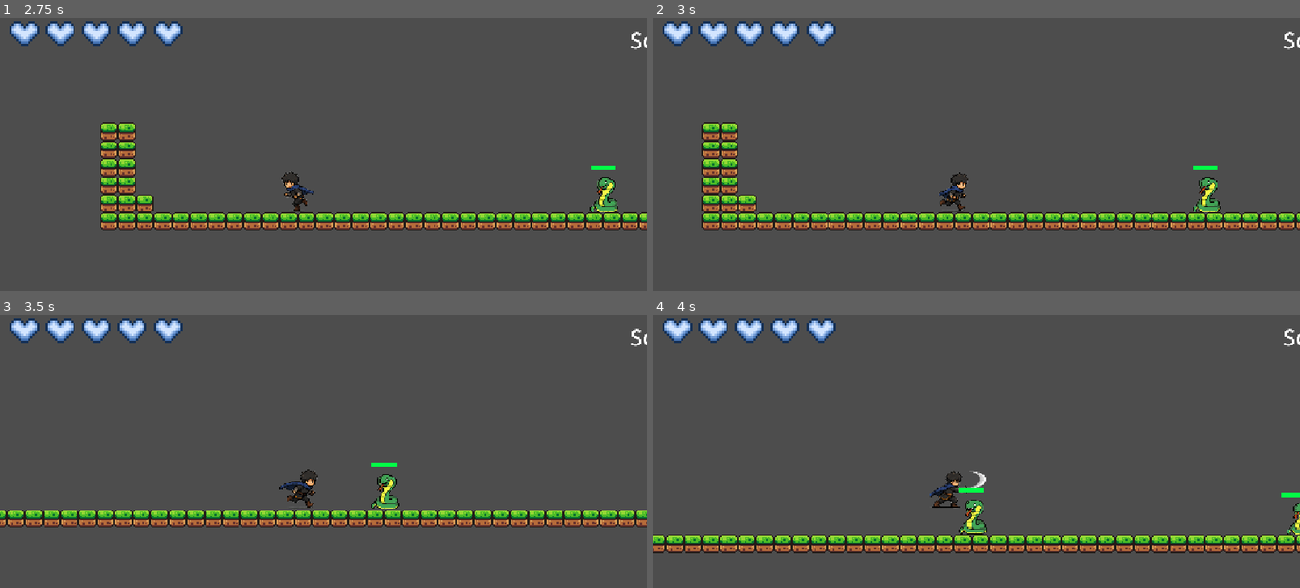
Above: before the commit, frames 1-4 (two rows, left to right).
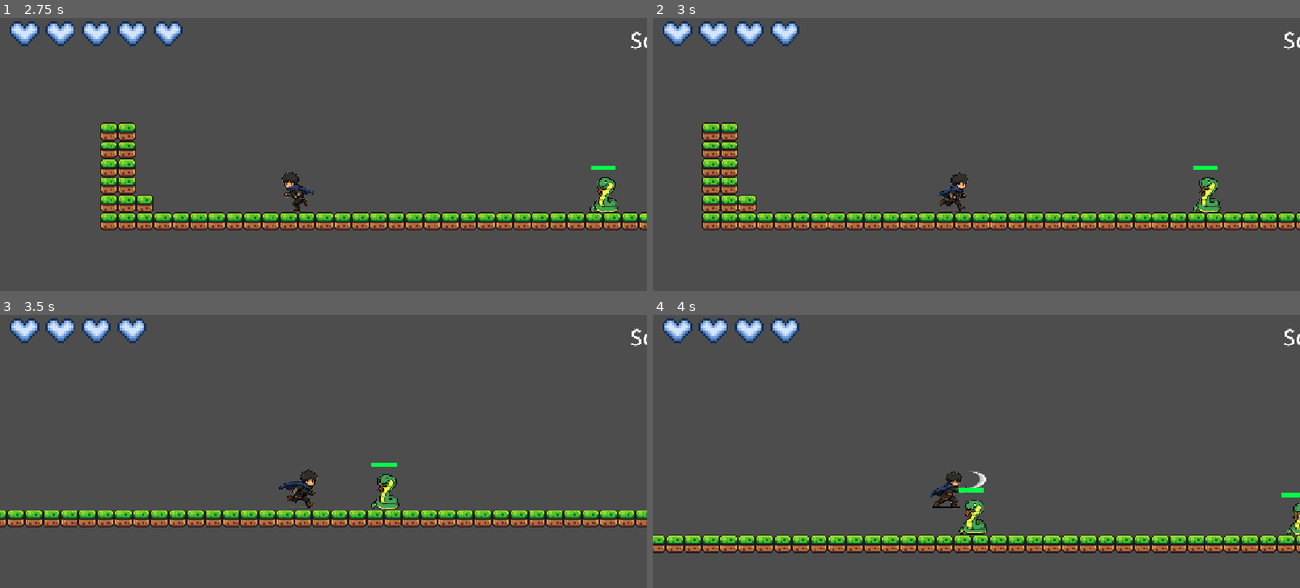
Above: after the commit, the same moments.

Repository: Riel-21/Godot-Game-Project-TCC
Game: Godot game, scene res://Scenes/Testing - Gabriel.tscn
Two runs of this game, one before a commit and one after it. Both use one fixed random seed, a clock stepped at 60 frames per second and the inputs below.
Inputs (mouse positions are in pixels of both pictures, inside the frame that each line leads up to):
- Up to frame 1 (2.75 s): tap Enter (ui_accept) at 0.5 s; move the mouse to (465, 181) at 0.52 s; hold Right (ui_right) 0.53-2.03 s; tap Q (attack) at 0.6, 1.35, 2.3 s; tap Space (jump) at 0.77, 1.52 s; move the mouse to (194, 217) at 1.27 s; move the mouse to (388, 119) at 2.02 s; hold Left (ui_left) from 2.03 s (still down); tap C (dash) at 2.1 s
- Up to frame 2 (3 s): move the mouse to (944, 271) at 2.77 s; release Left (ui_left) at 2.78 s; hold Right (ui_right) from 2.78 s (still down); right-click (944, 271) at 2.85 s
- Up to frame 3 (3.5 s): keep holding Right (ui_right); tap Space (jump) at 3.02 s; tap Q (attack) at 3.05 s
- Up to frame 4 (4 s): keep holding Right (ui_right); move the mouse to (1170, 552) at 3.52 s; tap F (toggle attack mode) at 3.6 s; tap Space (jump) at 3.77 s; tap Q (attack) at 3.8 s

Frame 1 is identical in both runs. In frame 2, 0.3% of the frame differs, in the area x 23-29%, y 1-11%; in frame 3, 0.3%; in frame 4, 0.3%.

Commit message:
fixing bugs.

Diff:
--- a/Scenes/castle_scene.tscn
+++ b/Scenes/castle_scene.tscn
@@ -10,9 +10,7 @@
 [ext_resource type="PackedScene" uid="uid://c453vhpmw0lc" path="res://Scenes/pause_menu.tscn" id="9_s17o4"]
 [ext_resource type="Texture2D" uid="uid://cykty3n2p2do8" path="res://Assets/sprites/PNG with Gemini/EvilPriest (2).png" id="10_ypvin"]
 [ext_resource type="Texture2D" uid="uid://c1xdxu7symymu" path="res://Assets/sprites/PNG with Gemini/knightTraitor.png" id="11_idm2l"]
-[ext_resource type="PackedScene" uid="uid://ctqm11ullb5j7" path="res://Scenes/snake - projectile attack.tscn" id="12_alkp7"]
 [ext_resource type="PackedScene" uid="uid://bqsoit6136h5p" path="res://Scenes/minikillzone.tscn" id="12_idm2l"]
-[ext_resource type="PackedScene" uid="uid://fr6ugj5n6voh" path="res://Scenes/snake - target_player.tscn" id="13_3adav"]
 
 [sub_resource type="NavigationPolygon" id="NavigationPolygon_4k3pf"]
 vertices = PackedVector2Array(8, 8, -8, 8, -8, -8, 8, -8)
@@ -294,47 +292,47 @@
 shape = SubResource("RectangleShape2D_ypvin")
 
 [connection signal="body_entered" from="TileMapLayer/minikillzone" to="TileMapLayer/minikillzone" method="_on_body_entered"]
-[connection signal="body_entered" from="TileMapLayer/@Area2D@97756" to="TileMapLayer/@Area2D@97756" method="_on_body_entered"]
-[connection signal="body_entered" from="TileMapLayer/@Area2D@97757" to="TileMapLayer/@Area2D@97757" method="_on_body_entered"]
-[connection signal="body_entered" from="TileMapLayer/@Area2D@97758" to="TileMapLayer/@Area2D@97758" method="_on_body_entered"]
-[connection signal="body_entered" from="TileMapLayer/@Area2D@97759" to="TileMapLayer/@Area2D@97759" method="_on_body_entered"]
-[connection signal="body_entered" from="TileMapLayer/@Area2D@97760" to="TileMapLayer/@Area2D@97760" method="_on_body_entered"]
-[connection signal="body_entered" from="TileMapLayer/@Area2D@97761" to="TileMapLayer/@Area2D@97761" method="_on_body_entered"]
-[connection signal="body_entered" from="TileMapLayer/@Area2D@97762" to="TileMapLayer/@Area2D@97762" method="_on_body_entered"]
-[connection signal="body_entered" from="TileMapLayer/@Area2D@97763" to="TileMapLayer/@Area2D@97763" method="_on_body_entered"]
-[connection signal="body_entered" from="TileMapLayer/@Area2D@97764" to="TileMapLayer/@Area2D@97764" method="_on_body_entered"]
-[connection signal="body_entered" from="TileMapLayer/@Area2D@97765" to="TileMapLayer/@Area2D@97765" method="_on_body_entered"]
-[connection signal="body_entered" from="TileMapLayer/@Area2D@97766" to="TileMapLayer/@Area2D@97766" method="_on_body_entered"]
-[connection signal="body_entered" from="TileMapLayer/@Area2D@97767" to="TileMapLayer/@Area2D@97767" method="_on_body_entered"]
-[connection signal="body_entered" from="TileMapLayer/@Area2D@97768" to="TileMapLayer/@Area2D@97768" method="_on_body_entered"]
-[connection signal="body_entered" from="TileMapLayer/@Area2D@97769" to="TileMapLayer/@Area2D@97769" method="_on_body_entered"]
-[connection signal="body_entered" from="TileMapLayer/@Area2D@97770" to="TileMapLayer/@Area2D@97770" method="_on_body_entered"]
-[connection signal="body_entered" from="TileMapLayer/@Area2D@97771" to="TileMapLayer/@Area2D@97771" method="_on_body_entered"]
-[connection signal="body_entered" from="TileMapLayer/@Area2D@97772" to="TileMapLayer/@Area2D@97772" method="_on_body_entered"]
-[connection signal="body_entered" from="TileMapLayer/@Area2D@97773" to="TileMapLayer/@Area2D@97773" method="_on_body_entered"]
-[connection signal="body_entered" from="TileMapLayer/@Area2D@97774" to="TileMapLayer/@Area2D@97774" method="_on_body_entered"]
-[connection signal="body_entered" from="TileMapLayer/@Area2D@97775" to="TileMapLayer/@Area2D@97775" method="_on_body_entered"]
-[connection signal="body_entered" from="TileMapLayer/@Area2D@97776" to="TileMapLayer/@Area2D@97776" method="_on_body_entered"]
-[connection signal="body_entered" from="TileMapLayer/@Area2D@97777" to="TileMapLayer/@Area2D@97777" method="_on_body_entered"]
-[connection signal="body_entered" from="TileMapLayer/@Area2D@97778" to="TileMapLayer/@Area2D@97778" method="_on_body_entered"]
-[connection signal="body_entered" from="TileMapLayer/@Area2D@97779" to="TileMapLayer/@Area2D@97779" method="_on_body_entered"]
-[connection signal="body_entered" from="TileMapLayer/@Area2D@97780" to="TileMapLayer/@Area2D@97780" method="_on_body_entered"]
-[connection signal="body_entered" from="TileMapLayer/@Area2D@97781" to="TileMapLayer/@Area2D@97781" method="_on_body_entered"]
-[connection signal="body_entered" from="TileMapLayer/@Area2D@97782" to="TileMapLayer/@Area2D@97782" method="_on_body_entered"]
-[connection signal="body_entered" from="TileMapLayer/@Area2D@97783" to="TileMapLayer/@Area2D@97783" method="_on_body_entered"]
-[connection signal="body_entered" from="TileMapLayer/@Area2D@97784" to="TileMapLayer/@Area2D@97784" method="_on_body_entered"]
-[connection signal="body_entered" from="TileMapLayer/@Area2D@97785" to="TileMapLayer/@Area2D@97785" method="_on_body_entered"]
-[connection signal="body_entered" from="TileMapLayer/@Area2D@97786" to="TileMapLayer/@Area2D@97786" method="_on_body_entered"]
-[connection signal="body_entered" from="TileMapLayer/@Area2D@97787" to="TileMapLayer/@Area2D@97787" method="_on_body_entered"]
-[connection signal="body_entered" from="TileMapLayer/@Area2D@97788" to="TileMapLayer/@Area2D@97788" method="_on_body_entered"]
-[connection signal="body_entered" from="TileMapLayer/@Area2D@97789" to="TileMapLayer/@Area2D@97789" method="_on_body_entered"]
-[connection signal="body_entered" from="TileMapLayer/@Area2D@97790" to="TileMapLayer/@Area2D@97790" method="_on_body_entered"]
-[connection signal="body_entered" from="TileMapLayer/@Area2D@97791" to="TileMapLayer/@Area2D@97791" method="_on_body_entered"]
-[connection signal="body_entered" from="TileMapLayer/@Area2D@97792" to="TileMapLayer/@Area2D@97792" method="_on_body_entered"]
-[connection signal="body_entered" from="TileMapLayer/@Area2D@97793" to="TileMapLayer/@Area2D@97793" method="_on_body_entered"]
-[connection signal="body_entered" from="TileMapLayer/@Area2D@97794" to="TileMapLayer/@Area2D@97794" method="_on_body_entered"]
-[connection signal="body_entered" from="TileMapLayer/@Area2D@97795" to="TileMapLayer/@Area2D@97795" method="_on_body_entered"]
-[connection signal="body_entered" from="TileMapLayer/@Area2D@97796" to="TileMapLayer/@Area2D@97796" method="_on_body_entered"]
-[connection signal="body_entered" from="TileMapLayer/@Area2D@97797" to="TileMapLayer/@Area2D@97797" method="_on_body_entered"]
-[connection signal="body_entered" from="TileMapLayer/@Area2D@97798" to="TileMapLayer/@Area2D@97798" method="_on_body_entered"]
+[connection signal="body_entered" from="TileMapLayer/@Area2D@26423" to="TileMapLayer/@Area2D@26423" method="_on_body_entered"]
+[connection signal="body_entered" from="TileMapLayer/@Area2D@26424" to="TileMapLayer/@Area2D@26424" method="_on_body_entered"]
+[connection signal="body_entered" from="TileMapLayer/@Area2D@26425" to="TileMapLayer/@Area2D@26425" method="_on_body_entered"]
+[connection signal="body_entered" from="TileMapLayer/@Area2D@26426" to="TileMapLayer/@Area2D@26426" method="_on_body_entered"]
+[connection signal="body_entered" from="TileMapLayer/@Area2D@26427" to="TileMapLayer/@Area2D@26427" method="_on_body_entered"]
+[connection signal="body_entered" from="TileMapLayer/@Area2D@26428" to="TileMapLayer/@Area2D@26428" method="_on_body_entered"]
+[connection signal="body_entered" from="TileMapLayer/@Area2D@26429" to="TileMapLayer/@Area2D@26429" method="_on_body_entered"]
+[connection signal="body_entered" from="TileMapLayer/@Area2D@26430" to="TileMapLayer/@Area2D@26430" method="_on_body_entered"]
+[connection signal="body_entered" from="TileMapLayer/@Area2D@26431" to="TileMapLayer/@Area2D@26431" method="_on_body_entered"]
+[connection signal="body_entered" from="TileMapLayer/@Area2D@26432" to="TileMapLayer/@Area2D@26432" method="_on_body_entered"]
+[connection signal="body_entered" from="TileMapLayer/@Area2D@26433" to="TileMapLayer/@Area2D@26433" method="_on_body_entered"]
+[connection signal="body_entered" from="TileMapLayer/@Area2D@26434" to="TileMapLayer/@Area2D@26434" method="_on_body_entered"]
+[connection signal="body_entered" from="TileMapLayer/@Area2D@26435" to="TileMapLayer/@Area2D@26435" method="_on_body_entered"]
+[connection signal="body_entered" from="TileMapLayer/@Area2D@26436" to="TileMapLayer/@Area2D@26436" method="_on_body_entered"]
+[connection signal="body_entered" from="TileMapLayer/@Area2D@26437" to="TileMapLayer/@Area2D@26437" method="_on_body_entered"]
+[connection signal="body_entered" from="TileMapLayer/@Area2D@26438" to="TileMapLayer/@Area2D@26438" method="_on_body_entered"]
+[connection signal="body_entered" from="TileMapLayer/@Area2D@26439" to="TileMapLayer/@Area2D@26439" method="_on_body_entered"]
+[connection signal="body_entered" from="TileMapLayer/@Area2D@26440" to="TileMapLayer/@Area2D@26440" method="_on_body_entered"]
+[connection signal="body_entered" from="TileMapLayer/@Area2D@26441" to="TileMapLayer/@Area2D@26441" method="_on_body_entered"]
+[connection signal="body_entered" from="TileMapLayer/@Area2D@26442" to="TileMapLayer/@Area2D@26442" method="_on_body_entered"]
+[connection signal="body_entered" from="TileMapLayer/@Area2D@26443" to="TileMapLayer/@Area2D@26443" method="_on_body_entered"]
+[connection signal="body_entered" from="TileMapLayer/@Area2D@26444" to="TileMapLayer/@Area2D@26444" method="_on_body_entered"]
+[connection signal="body_entered" from="TileMapLayer/@Area2D@26445" to="TileMapLayer/@Area2D@26445" method="_on_body_entered"]
+[connection signal="body_entered" from="TileMapLayer/@Area2D@26446" to="TileMapLayer/@Area2D@26446" method="_on_body_entered"]
+[connection signal="body_entered" from="TileMapLayer/@Area2D@26447" to="TileMapLayer/@Area2D@26447" method="_on_body_entered"]
+[connection signal="body_entered" from="TileMapLayer/@Area2D@26448" to="TileMapLayer/@Area2D@26448" method="_on_body_entered"]
+[connection signal="body_entered" from="TileMapLayer/@Area2D@26449" to="TileMapLayer/@Area2D@26449" method="_on_body_entered"]
+[connection signal="body_entered" from="TileMapLayer/@Area2D@26450" to="TileMapLayer/@Area2D@26450" method="_on_body_entered"]
+[connection signal="body_entered" from="TileMapLayer/@Area2D@26451" to="TileMapLayer/@Area2D@26451" method="_on_body_entered"]
+[connection signal="body_entered" from="TileMapLayer/@Area2D@26452" to="TileMapLayer/@Area2D@26452" method="_on_body_entered"]
+[connection signal="body_entered" from="TileMapLayer/@Area2D@26453" to="TileMapLayer/@Area2D@26453" method="_on_body_entered"]
+[connection signal="body_entered" from="TileMapLayer/@Area2D@26454" to="TileMapLayer/@Area2D@26454" method="_on_body_entered"]
+[connection signal="body_entered" from="TileMapLayer/@Area2D@26455" to="TileMapLayer/@Area2D@26455" method="_on_body_entered"]
+[connection signal="body_entered" from="TileMapLayer/@Area2D@26456" to="TileMapLayer/@Area2D@26456" method="_on_body_entered"]
+[connection signal="body_entered" from="TileMapLayer/@Area2D@26457" to="TileMapLayer/@Area2D@26457" method="_on_body_entered"]
+[connection signal="body_entered" from="TileMapLayer/@Area2D@26458" to="TileMapLayer/@Area2D@26458" method="_on_body_entered"]
+[connection signal="body_entered" from="TileMapLayer/@Area2D@26459" to="TileMapLayer/@Area2D@26459" method="_on_body_entered"]
+[connection signal="body_entered" from="TileMapLayer/@Area2D@26460" to="TileMapLayer/@Area2D@26460" method="_on_body_entered"]
+[connection signal="body_entered" from="TileMapLayer/@Area2D@26461" to="TileMapLayer/@Area2D@26461" method="_on_body_entered"]
+[connection signal="body_entered" from="TileMapLayer/@Area2D@26462" to="TileMapLayer/@Area2D@26462" method="_on_body_entered"]
+[connection signal="body_entered" from="TileMapLayer/@Area2D@26463" to="TileMapLayer/@Area2D@26463" method="_on_body_entered"]
+[connection signal="body_entered" from="TileMapLayer/@Area2D@26464" to="TileMapLayer/@Area2D@26464" method="_on_body_entered"]
+[connection signal="body_entered" from="TileMapLayer/@Area2D@26465" to="TileMapLayer/@Area2D@26465" method="_on_body_entered"]
 [connection signal="body_entered" from="changesceneboss" to="." method="_on_changesceneboss_body_entered"]
--- a/Scenes/temporary_platform.tscn
+++ b/Scenes/temporary_platform.tscn
@@ -1,7 +1,7 @@
 [gd_scene format=3 uid="uid://du0pf7bs53g8s"]
 
-[ext_resource type="Script" uid="uid://dhrq4pet7c1g8" path="res://scripts/temporary_platform.gd" id="1_6trwr"]
-[ext_resource type="Texture2D" uid="uid://c1xmdewjxw63b" path="res://icon.svg" id="2_eexsk"]
+[ext_resource type="Script" uid="uid://dhrq4pet7c1g8" path="res://Scripts/scripts/temporary_platform.gd" id="1_6trwr"]
+[ext_resource type="Texture2D" uid="uid://dykyi2vqrut3j" path="res://icon.svg" id="2_eexsk"]
 
 [sub_resource type="RectangleShape2D" id="RectangleShape2D_js80x"]
 size = Vector2(139, 133)
--- a/Scripts/scripts/castle_scene.gd
+++ b/Scripts/scripts/castle_scene.gd
@@ -25,12 +25,5 @@
 		pause_menu.hide() # Or pause_menu.hide() depending on your UI functions
 
 
-
-
-
-
-
-
-
-func _on_changesceneboss_body_entered(body: Node2D):
-	get_tree().change_scene_to_file.call_deferred("res://scenes/boss_room.tscn")
+func _on_changesceneboss_body_entered(_body: Node2D):
+	get_tree().change_scene_to_file.call_deferred("res://Scenes/boss_room.tscn")
--- a/Scripts/scripts/dash.gd
+++ b/Scripts/scripts/dash.gd
@@ -43,7 +43,7 @@
 
 
 # Ensure transition gets checked in case _physics_process drives the FSM
-func physics_update(delta: float):
+func physics_update(_delta: float):
 	if can_transition:
 		transition()
 
--- a/Scripts/scripts/golem_boss.gd
+++ b/Scripts/scripts/golem_boss.gd
@@ -23,7 +23,7 @@
 	set_physics_process(false)
 
 
-func _process(delta):
+func _process(_delta):
 	# If player doesn't exist yet or was freed, retry finding them or return safely
 	if not is_instance_valid(player):
 		player = get_tree().get_first_node_in_group("player")
--- a/Scripts/scripts/idle.gd
+++ b/Scripts/scripts/idle.gd
@@ -18,8 +18,6 @@
 		get_parent().change_state("Follow")
 
 
-
-
-func _on_player_dectection_body_entered(body: Node2D) -> void:
+func _on_player_dectection_body_entered(_body: Node2D) -> void:
 	player_entered = true
 	print("player entered")
--- a/Scripts/scripts/player_bullet.gd
+++ b/Scripts/scripts/player_bullet.gd
@@ -10,7 +10,7 @@
 
 func _on_body_entered(body):
 	# Only try to damage things that actually have a take_damage method (like enemies)
-	body.take_damage
+	body.take_damage()
 	queue_free()
 
 
